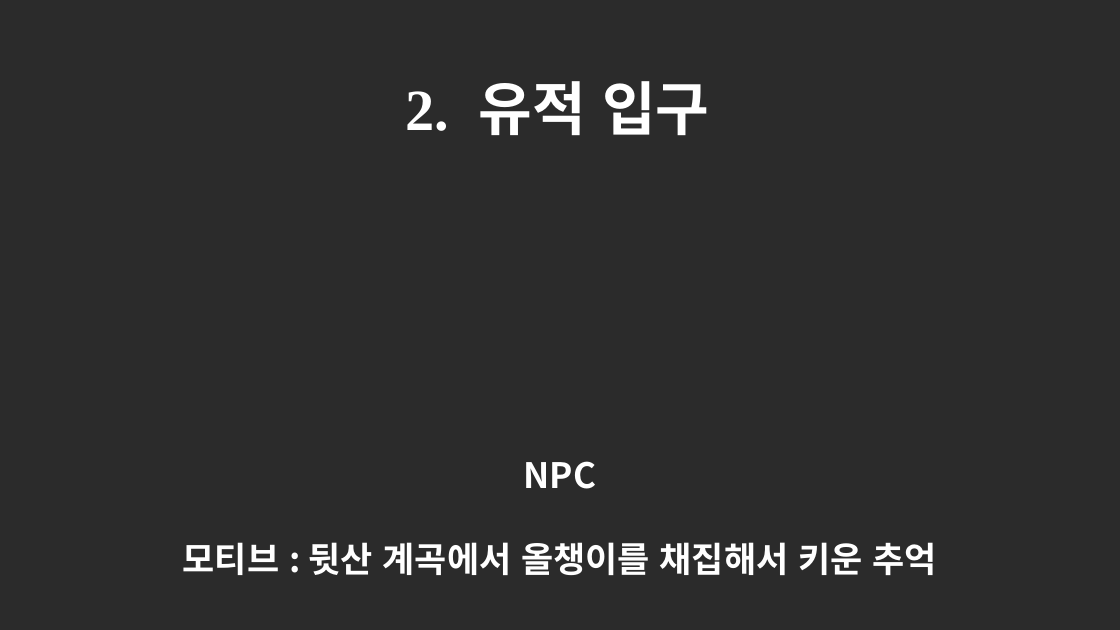
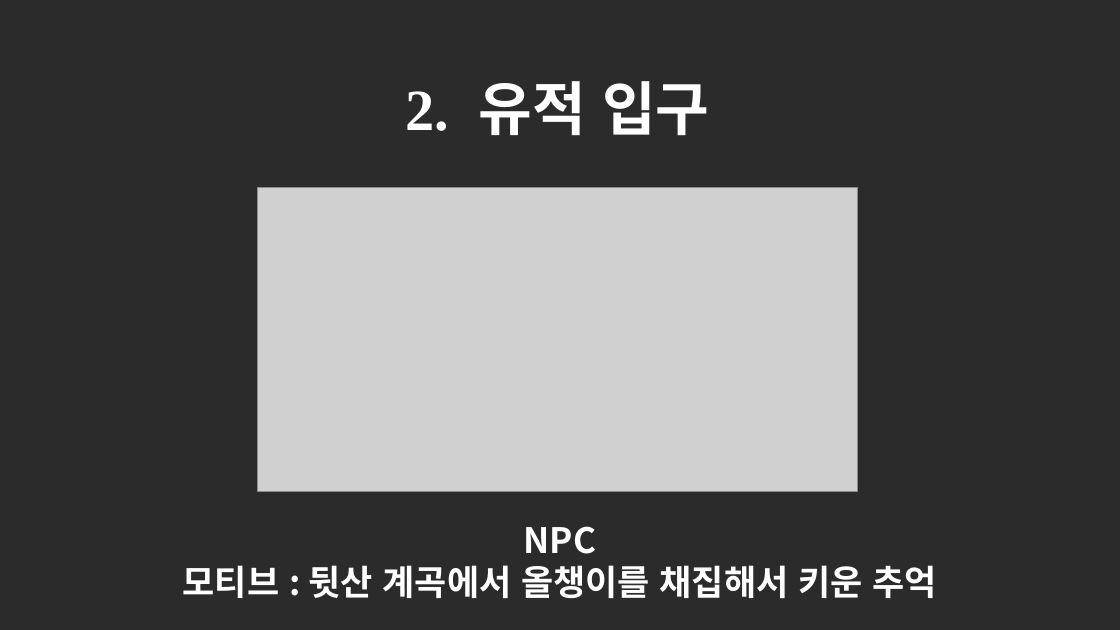
Before and after one commit to SBS-Academy-Team-Cube/Trip_of_Memories, a slide deck: slide 9 of Documents/1차발표PPT.pptx. Drawn at 1120x630 pixels with LibreOffice and Linux fonts; fonts in the diff are those of the drawing; grey boxes stand for pictures; background and template pictures are left out; a plain dark background stands for a picture behind light text. Boxes give left, top, right and bottom in pixels: in the first picture for what was removed or moved away, otherwise in the second. Text is boxed around its words. In the diff, an @@ line names an element or a change of style, - is before the commit and + after.

```diff
--- a/Documents/1차발표PPT.pptx
+++ b/Documents/1차발표PPT.pptx
@@ picture added at box(257, 187, 858, 492) @@
@@ text "NPC" rewrapped from box(183, 461, 936, 575) to box(183, 526, 936, 598) @@
```
Also in this commit, not shown: 6 other slides changed, 1 slide added, 1 slide removed, 1 other file.
